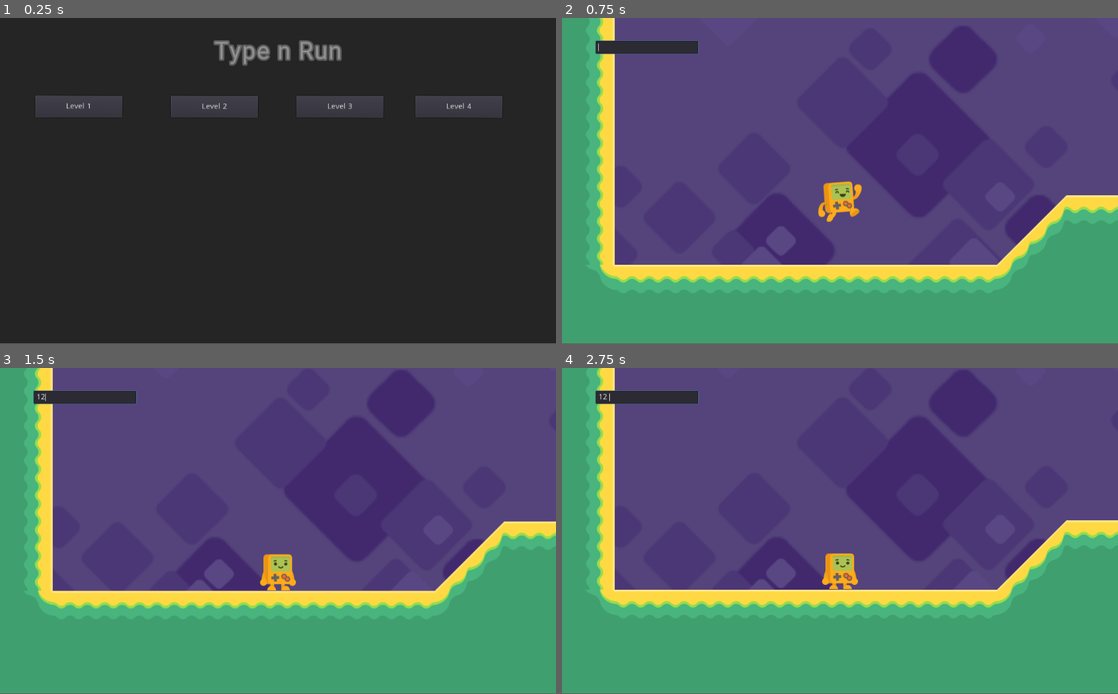
Above: before the commit, frames 1-4 (two rows, left to right).
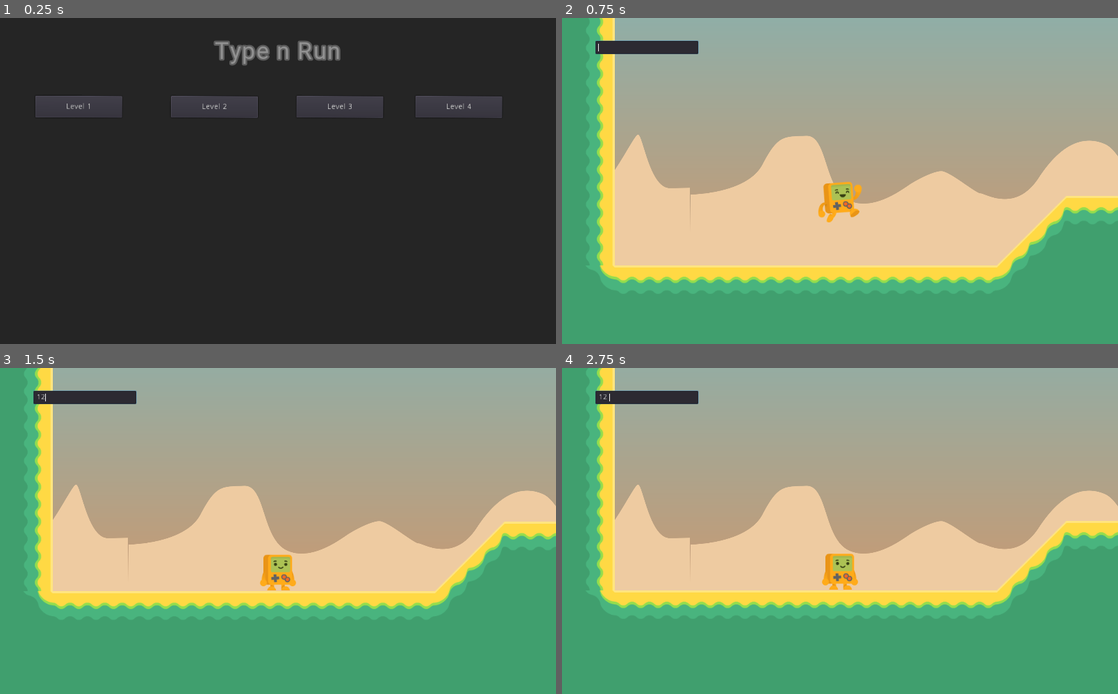
Above: after the commit, the same moments.

Repository: Hiebeler/Type-n-Run
Game: Godot game, scene res://scenes/menu.tscn
Same seed, same stepped clock (60 frames per second), same inputs: the game is played once before the commit and once after it.
Inputs (mouse positions are in pixels of both pictures, inside the frame that each line leads up to):
- Up to frame 1 (0.25 s): no input
- Up to frame 2 (0.75 s): click "Level 1" at 0.5 s
- Up to frame 3 (1.5 s): click (83, 397) at 1.27 s; type "12" at 1.35 s
- Up to frame 4 (2.75 s): tap Space (jump) at 2.27 s
The window is 800x468 before the commit and 800x469 after it. Grey fills any space a smaller window leaves; there, only what the larger window draws over its background counts as a difference.

The runs differ from the first frame. In frame 1, 0.5% of the frame differs, in the area x 6-91%, y 6-28%; in frame 2, 65%, in the area x 6-100%, y 0-82%; in frame 3, 58%; in frame 4, 58%.

Commit message:
add parallax background to level 1 and make game responsive

Diff:
--- a/project.godot
+++ b/project.godot
@@ -13,6 +13,10 @@
 config/name="Type And Run"
 run/main_scene="res://scenes/menu.tscn"
 config/icon="res://icon.png"
+
+[display]
+
+window/stretch/mode="2d"
 
 [gui]
 
--- a/scenes/levels/level1.tscn
+++ b/scenes/levels/level1.tscn
@@ -1,10 +1,11 @@
-[gd_scene load_steps=6 format=2]
+[gd_scene load_steps=7 format=2]
 
 [ext_resource path="res://assets/WorldTiles/WorldTileset.tres" type="TileSet" id=1]
 [ext_resource path="res://scenes/prefabs/CanvasLayer.tscn" type="PackedScene" id=2]
 [ext_resource path="res://scenes/prefabs/steve.tscn" type="PackedScene" id=3]
-[ext_resource path="res://scenes/prefabs/ParallaxBackground.tscn" type="PackedScene" id=4]
+[ext_resource path="res://assets/background/desert/bg_mountains.png" type="Texture" id=4]
 [ext_resource path="res://scenes/prefabs/Finish.tscn" type="PackedScene" id=5]
+[ext_resource path="res://assets/background/desert/bg_sky.png" type="Texture" id=6]
 
 [node name="Level1" type="Node2D"]
 
@@ -19,7 +20,23 @@
 
 [node name="CanvasLayer" parent="." instance=ExtResource( 2 )]
 
-[node name="ParallaxBackground" parent="." instance=ExtResource( 4 )]
-
 [node name="Finish" parent="." instance=ExtResource( 5 )]
 position = Vector2( 1721, 4 )
+
+[node name="ParallaxBackground" type="ParallaxBackground" parent="."]
+
+[node name="ParallaxLayer2" type="ParallaxLayer" parent="ParallaxBackground"]
+motion_mirroring = Vector2( 1982, 2000 )
+
+[node name="Sprite" type="Sprite" parent="ParallaxBackground/ParallaxLayer2"]
+texture = ExtResource( 6 )
+
+[node name="ParallaxLayer" type="ParallaxLayer" parent="ParallaxBackground"]
+position = Vector2( -100, -300 )
+motion_scale = Vector2( 0.5, 0 )
+motion_mirroring = Vector2( 1254, 2000 )
+
+[node name="Sprite" type="Sprite" parent="ParallaxBackground/ParallaxLayer"]
+scale = Vector2( 0.5, 0.5 )
+texture = ExtResource( 4 )
+centered = false
--- a/scenes/prefabs/ParallaxBackground.tscn
+++ b/scenes/prefabs/ParallaxBackground.tscn
@@ -1,45 +1,13 @@
-[gd_scene load_steps=3 format=2]
+[gd_scene load_steps=2 format=2]
 
-[ext_resource path="res://assets/background/set2_background.png" type="Texture" id=1]
-[ext_resource path="res://assets/background/set2_tiles.png" type="Texture" id=2]
+[ext_resource path="res://assets/background/desert/bg_mountains.png" type="Texture" id=1]
 
 [node name="ParallaxBackground" type="ParallaxBackground"]
 
-[node name="Purple Sky" type="ParallaxLayer" parent="."]
-motion_mirroring = Vector2( 1920, 1440 )
+[node name="ParallaxLayer" type="ParallaxLayer" parent="."]
+motion_scale = Vector2( 0.3, 0.3 )
+motion_mirroring = Vector2( 2508, 0 )
 
-[node name="Sprite" type="Sprite" parent="Purple Sky"]
-scale = Vector2( 3, 3 )
+[node name="Sprite" type="Sprite" parent="ParallaxLayer"]
 texture = ExtResource( 1 )
 centered = false
-
-[node name="back Blocks" type="ParallaxLayer" parent="."]
-motion_scale = Vector2( 0.25, 0.25 )
-motion_offset = Vector2( 0, -700 )
-motion_mirroring = Vector2( 2560, 1920 )
-
-[node name="Sprite" type="Sprite" parent="back Blocks"]
-modulate = Color( 0.745098, 0.572549, 0.839216, 1 )
-scale = Vector2( 4, 4 )
-texture = ExtResource( 2 )
-centered = false
-
-[node name="middle Blocks" type="ParallaxLayer" parent="."]
-motion_scale = Vector2( 0.4, 0.4 )
-motion_offset = Vector2( 0, -500 )
-motion_mirroring = Vector2( 1600, 1200 )
-
-[node name="Sprite" type="Sprite" parent="middle Blocks"]
-modulate = Color( 0.843137, 0.780392, 0.901961, 1 )
-scale = Vector2( 2.5, 2.5 )
-texture = ExtResource( 2 )
-centered = false
-
-[node name="nearby Blocks" type="ParallaxLayer" parent="."]
-motion_scale = Vector2( 0.7, 0.7 )
-motion_mirroring = Vector2( 1120, 840 )
-
-[node name="Sprite" type="Sprite" parent="nearby Blocks"]
-scale = Vector2( 1.75, 1.75 )
-texture = ExtResource( 2 )
-centered = false
Binary file added: assets/background/desert/bg_mountains.png
Not shown, added: assets/background/desert/bg_mountains.png.import
Binary file added: assets/background/desert/bg_sky.png
Not shown, added: assets/background/desert/bg_sky.png.import
Binary file added: assets/background/desert_BG.png
Not shown, added: assets/background/desert_BG.png.import
Not shown, added: assets/background/qsjy04pp.bmp.import
Not shown, added: assets/background/qsjy04pp.bmp
